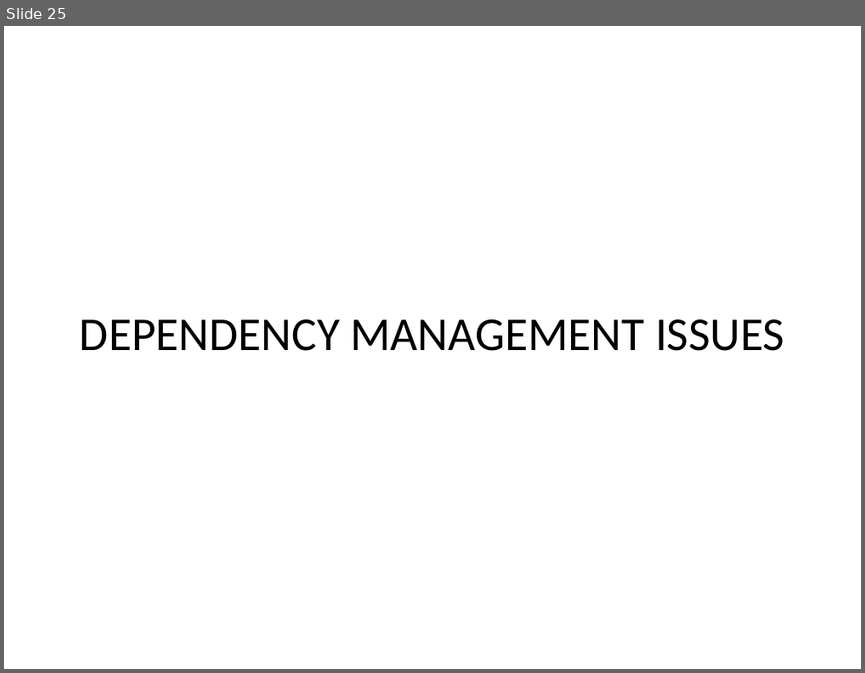
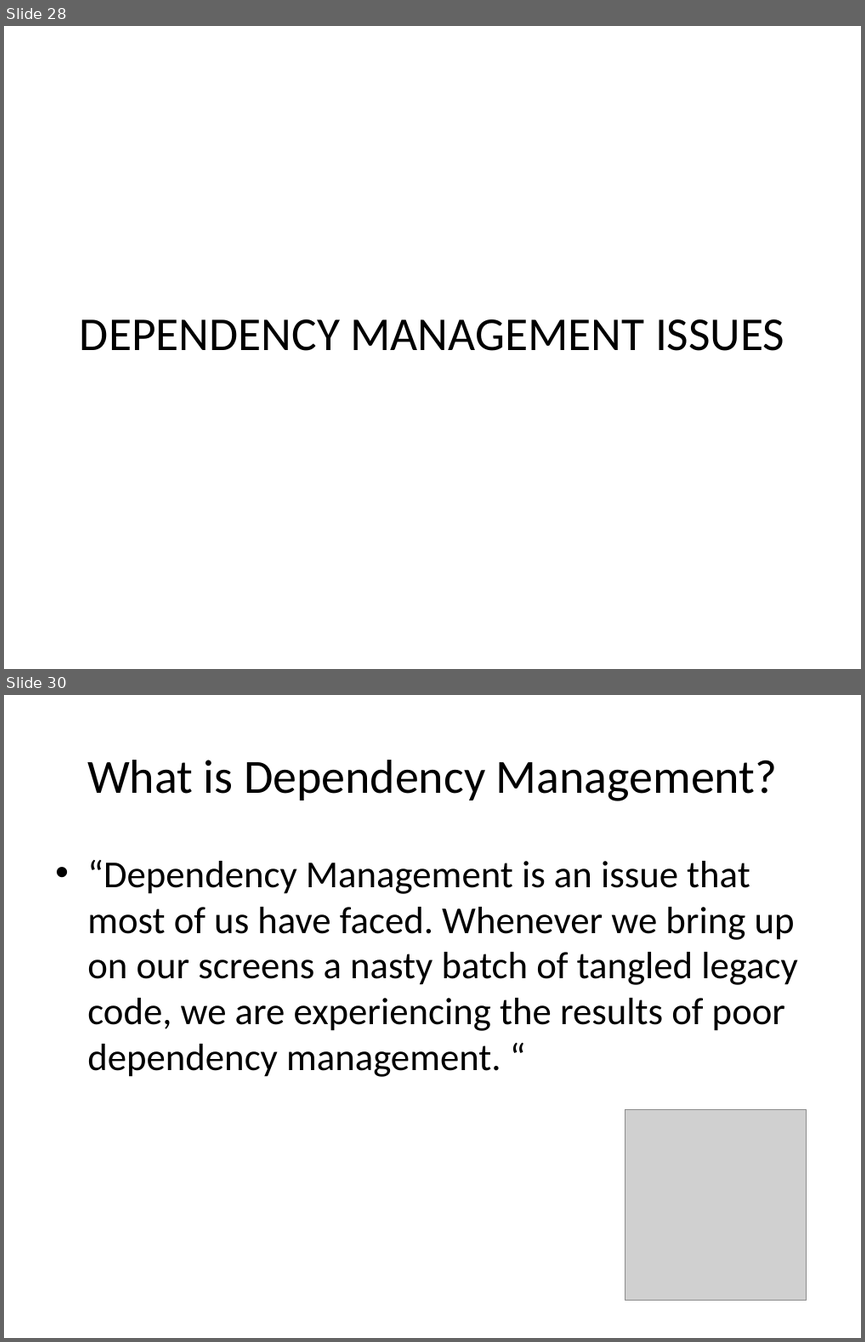
Before and after one commit to sameeri/solid, a slide deck: SOLID Principles of OOD v2.pptx. Shown one above the other, each under a label of ours: slide 25 before the commit, slides 28 and 30 after it; the slides between them are not shown. The pictures are 865x673 and 865x1342 pixels, drawn with LibreOffice and Linux fonts; fonts in the diff are those of the drawing; grey boxes stand for pictures. Boxes give left, top, right and bottom in pixels: in the first picture for what was removed or moved away, otherwise in the second. Text is boxed around its words. In the diff, an @@ line names an element or a change of style, - is before the commit and + after.

```diff
--- a/SOLID Principles of OOD v2.pptx
+++ b/SOLID Principles of OOD v2.pptx
@@ slide 30 added at [4, 695, 861, 1338], background #FFFFFF @@
@@ title added at [87, 760, 777, 801], 40 pt, text #000000 @@
+What is Dependency Management?
@@ text added at [87, 860, 797, 1077], 32 pt, text #000000 @@
+• “Dependency Management is an issue that most of us have faced. Whenever we bring up on our screens a nasty batch of tangled legacy code, we are experiencing the results of poor dependency management. “
@@ picture added at [625, 1109, 806, 1300] @@
@@ what was slide 25 is now slide 28 @@
```
Also in this commit, not shown: 9 slides changed, 11 other slides added, 1 slide removed.
